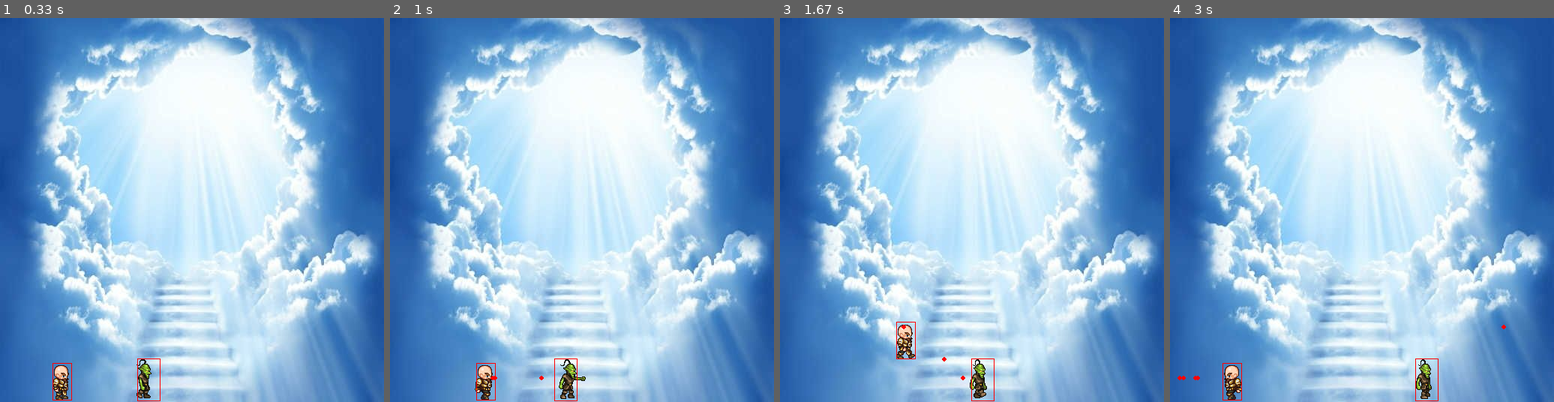
Above: before the commit, frames 1-4 (left to right).
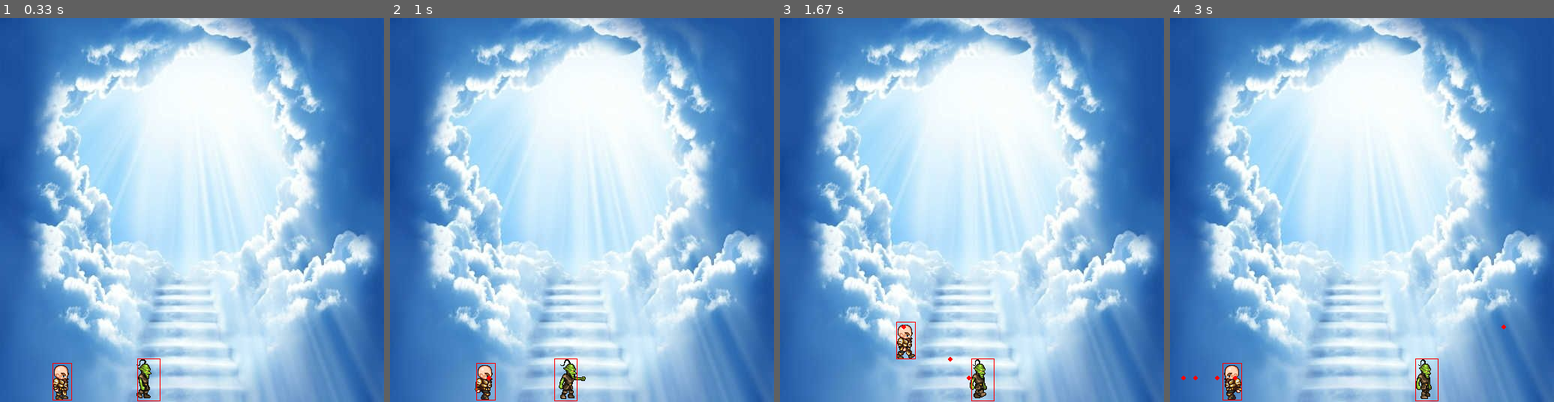
Above: after the commit, the same moments.

Repository: thaimeuu/pygame-Fundamentals
Game: pygame game, started from collisions_and_hit_boxes.py
The game is run twice, just before and just after one commit, with the same random seed, the same clock (stepped at 60 frames per second) and the same inputs.
Inputs:
- Up to frame 1 (0.33 s): no input
- Up to frame 2 (1 s): tap Space at 0.33, 0.73 s; hold Right from 0.67 s (still down)
- Up to frame 3 (1.67 s): tap Space at 1.03, 1.23, 1.57 s; release Right at 1.13 s; hold Up 1.17-1.47 s; hold Right from 1.5 s (still down)
- Up to frame 4 (3 s): tap Space at 1.87, 2.07, 2.37, 2.63, 2.93 s; release Right at 1.97 s; hold Left 2-2.53 s; hold Left 2.57-2.97 s

Frame 1 is identical in both runs. In frame 2, less than 0.1% of the frame differs, in the area x 25-41%, y 93-95%; in frame 3, less than 0.1%, in the area x 42-50%, y 88-95%; in frame 4, less than 0.1%.

Commit message:
Update collisions_and_hit_boxes.py

Diff:
--- a/collisions_and_hit_boxes.py
+++ b/collisions_and_hit_boxes.py
@@ -191,14 +191,13 @@
 
     if bullet_cooldown > 0:
         bullet_cooldown += 1
-    if bullet_cooldown == 3:
+    if bullet_cooldown == 5:
         bullet_cooldown = 0
 
     keys = pygame.key.get_pressed()
 
     if keys[pygame.K_SPACE] and bullet_cooldown == 0:
-
-
+        bullet_cooldown += 1
         if hero.left:
             direction = -1
         else:
